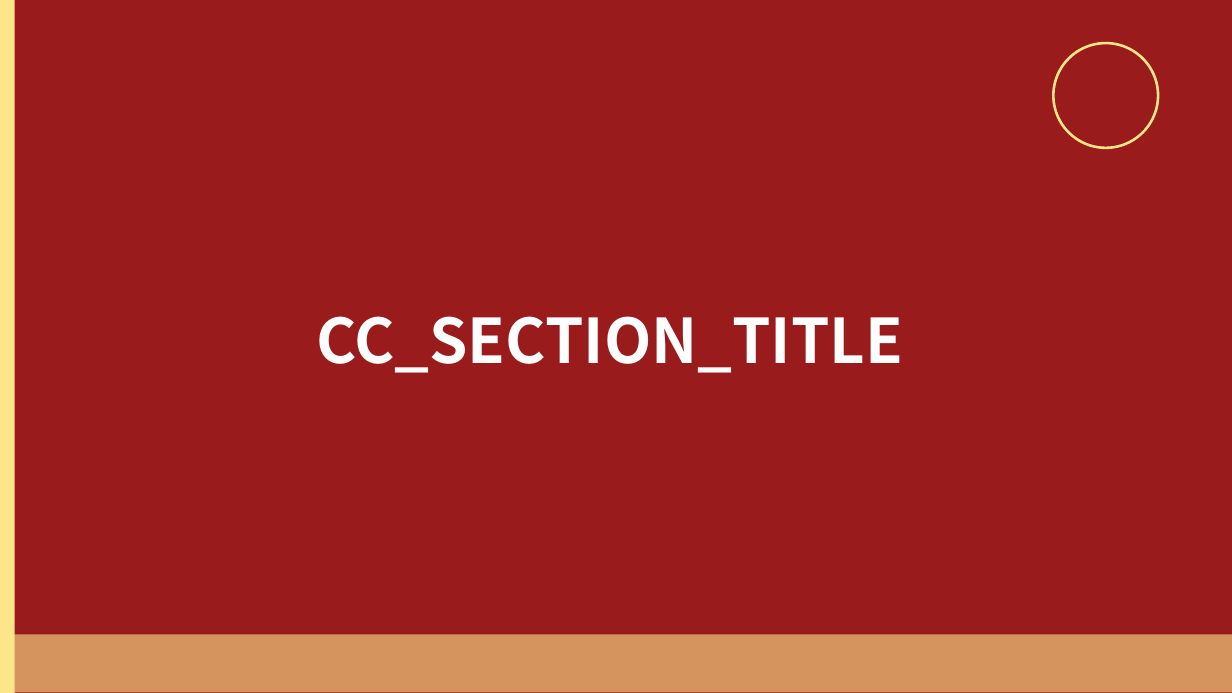
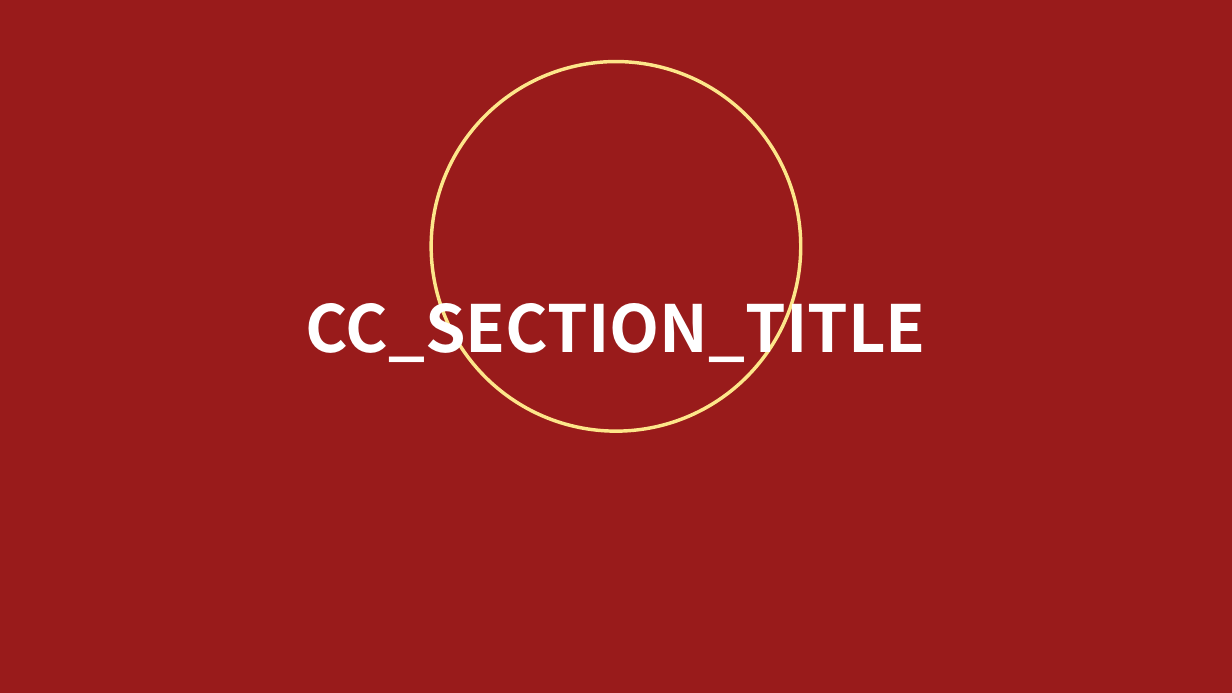
Before and after one commit to holyaugust/chartcraft, a slide deck: slide 13 of public/ppt-beautify/full/red-corporate.pptx. Drawn at 1232x693 pixels with LibreOffice and Linux fonts; fonts in the diff are those of the drawing. Boxes give left, top, right and bottom in pixels: in the first picture for what was removed or moved away, otherwise in the second. Text is boxed around its words. In the diff, an @@ line names an element or a change of style, - is before the commit and + after.

```diff
--- a/public/ppt-beautify/full/red-corporate.pptx
+++ b/public/ppt-beautify/full/red-corporate.pptx
@@ rectangle removed at [0, 0, 15, 692] @@
@@ ellipse removed at [1053, 43, 1158, 148] @@
@@ ellipse added at [431, 62, 801, 431], outline #FDE68A 2 pt @@
@@ text "CC_SECTION_TITLE": place and size @@
-text "CC_SECTION_TITLE" at [316, 316, 903, 373]
+text "CC_SECTION_TITLE" at [306, 286, 926, 368]
@@ text "CC_SECTION_TITLE" at [306, 286, 926, 368]: size 36 to 38 pt @@
@@ rectangle removed at [0, 634, 1232, 692] @@
```
Also in this commit, not shown: 13 other slides changed, 52 other files.
